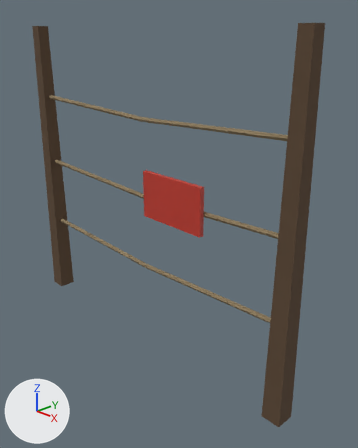
What one commit did to the Blender file blender/fence_segment.blend.
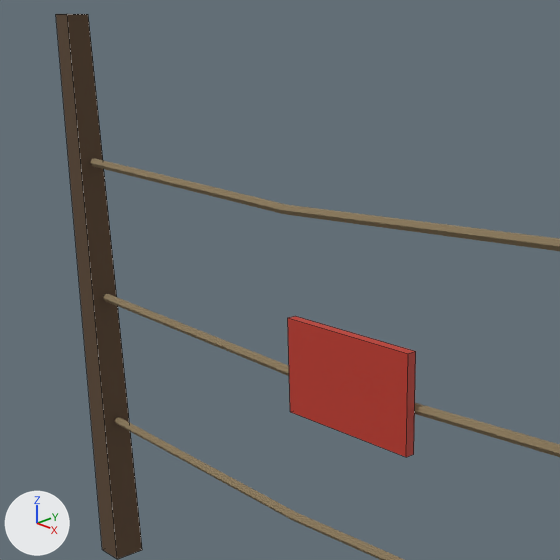
Old and new are each drawn whole from a 50 mm camera at (2.39, -1.971, 2.07) aimed at (0.202, 0.122, 0.892) and again close up on the part from 2% to 76% of the width and 4% to 64% of the height. Lighting does not change. The marker at lower left points along +X, +Y and +Z. The older version's two pictures come first. The close-ups show mesh edges as thin lines.

In view in the first close-up: 'Fence_Post_L', 'Fence_Rope_High', 'Fence_Rope_Low', 'Fence_Rope_Mid', 'Fence_Sign'.
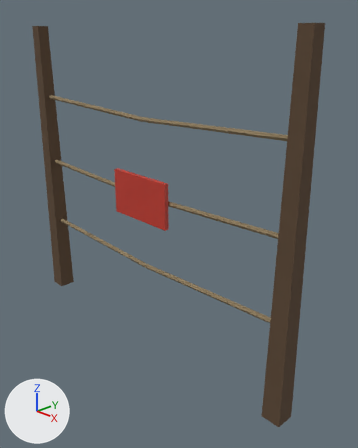
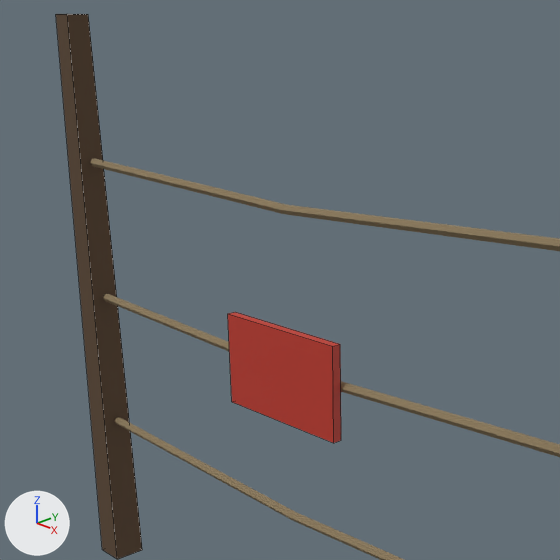
Patch to the scene script:
```diff
--- a/blender/fence_segment.blend.py
+++ b/blender/fence_segment.blend.py
@@ ob_fence_sign @@
 ob_fence_sign.parent = ob_fence_segment
-ob_fence_sign.location = (0.3, -0.03, 1.1)
+ob_fence_sign.location = (0.0, -0.03, 1.055)
```

Changed parts and their boxes [x1, y1, x2, y2] in the close-ups (560 x 560 px):
'Fence_Sign', moved: before [288, 316, 416, 457]; after [228, 312, 341, 443]
